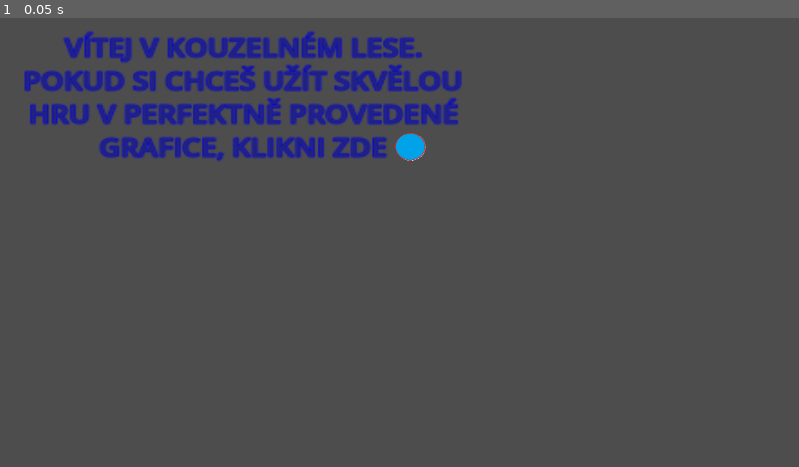
Above: before the commit, frame 1.
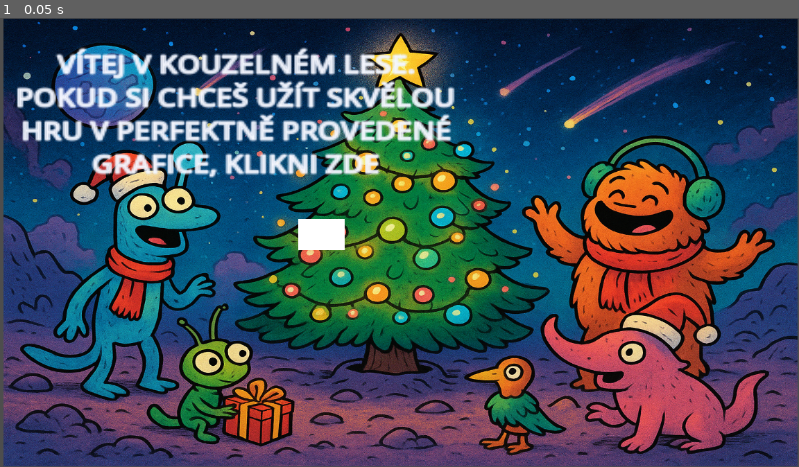
Above: after the commit, the same moment.

Repository: gamecraft-sfera/tymsklad
Game: Godot game, scene res://Vanoce.tscn
Same seed, same stepped clock (60 frames per second), same inputs: the game is played once before the commit and once after it. The project has no main scene, so this scene is started directly.
Inputs:
- Up to frame 1 (0.05 s): no input

The runs differ from the first frame. In frame 1, 98% of the frame differs, in the area x 0-100%, y 0-100%.

Commit message:
posílám

Diff:
--- a/project/Vanoce.tscn
+++ b/project/Vanoce.tscn
@@ -1,25 +1,30 @@
 [gd_scene load_steps=4 format=3 uid="uid://lypir3qlpkoh"]
 
-[ext_resource type="Texture2D" path="res://prvni_scena_vanocni_strom.png" id="1_ka4ul"]
-[ext_resource type="Texture2D" uid="uid://bwjggmmgwd88" path="res://KLIK_bez_barvy.png" id="2_1cr5q"]
+[ext_resource type="Texture2D" uid="uid://oaw3rci23wa1" path="res://ChatGPT Image 2. 12. 2025 16_51_44.png" id="1_ka4ul"]
 
 [sub_resource type="SystemFont" id="SystemFont_1cr5q"]
+
+[sub_resource type="CanvasTexture" id="CanvasTexture_1cr5q"]
 
 [node name="Vanoce" type="Node2D"]
 
 [node name="PrvniScenaVanocniStrom" type="Sprite2D" parent="."]
 position = Vector2(579, 322)
 scale = Vector2(2.6113636, 2.179661)
-texture = ExtResource("1_ka4ul")
 
 [node name="Uvodni_text" type="Label" parent="PrvniScenaVanocniStrom"]
-offset_left = -211.00089
-offset_top = -144.0591
-offset_right = 37.91127
-offset_bottom = -45.878685
-theme_override_colors/font_color = Color(0.12794566, 0.12946752, 0.5015711, 1)
+anchors_preset = -1
+anchor_left = -116.521
+anchor_top = 1.0
+anchor_right = -116.521
+anchor_bottom = 1.0
+offset_left = -98.69225
+offset_top = -134.04822
+offset_right = 150.21994
+offset_bottom = -35.867798
+theme_override_colors/font_color = Color(0.96009845, 0.9683971, 0.9981784, 1)
 theme_override_colors/font_shadow_color = Color(0, 0, 0.9098039, 0)
-theme_override_colors/font_outline_color = Color(0, 0, 0.91764706, 1)
+theme_override_colors/font_outline_color = Color(0.90971833, 0.9402388, 1, 1)
 theme_override_constants/line_spacing = -1
 theme_override_constants/shadow_offset_x = 15
 theme_override_constants/shadow_offset_y = 8
@@ -36,6 +41,12 @@
 structured_text_bidi_override = 3
 
 [node name="KlikBezBarvy" type="Sprite2D" parent="."]
-position = Vector2(601, 205)
-scale = Vector2(0.2109375, 0.19521609)
-texture = ExtResource("2_1cr5q")
+position = Vector2(463.44727, 312.4512)
+scale = Vector2(67.10547, 45.09761)
+texture = SubResource("CanvasTexture_1cr5q")
+
+[node name="ChatGptImage2_12_2025165144" type="Sprite2D" parent="."]
+show_behind_parent = true
+position = Vector2(577.375, 324)
+scale = Vector2(0.7456055, 0.63085926)
+texture = ExtResource("1_ka4ul")
